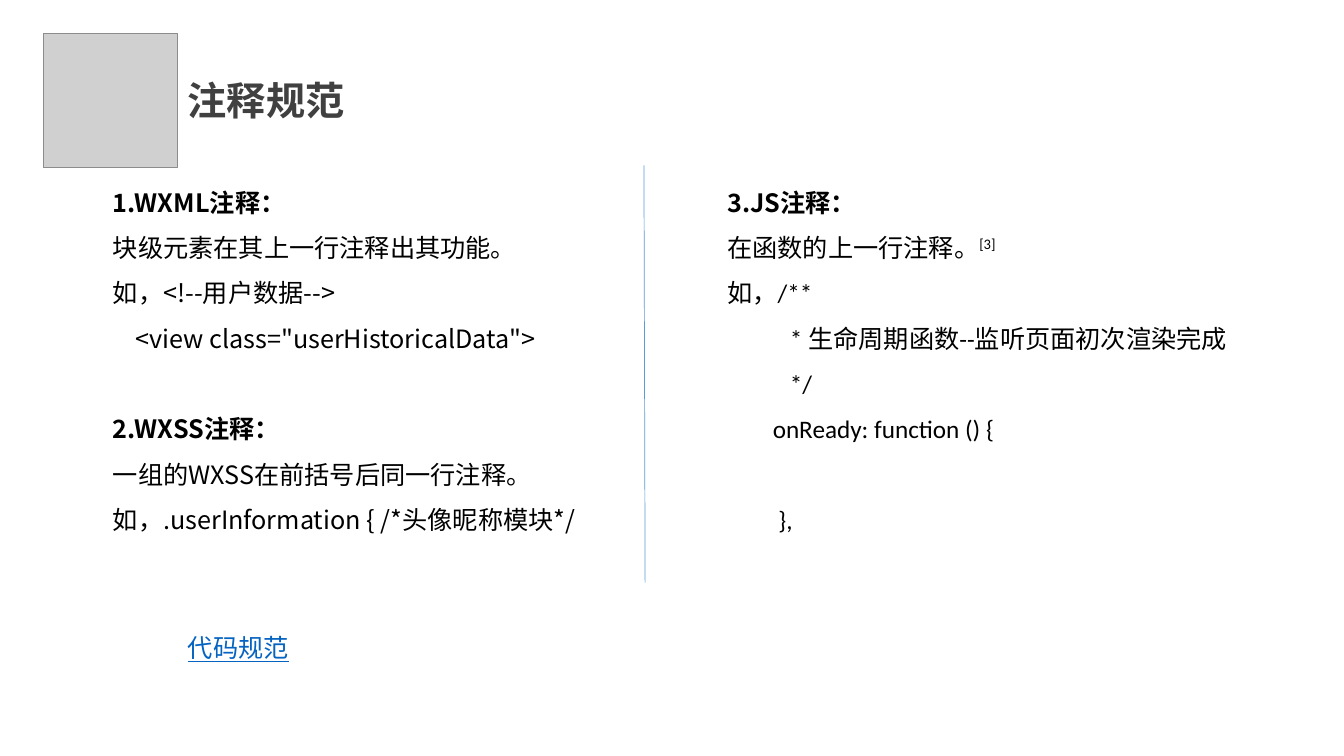
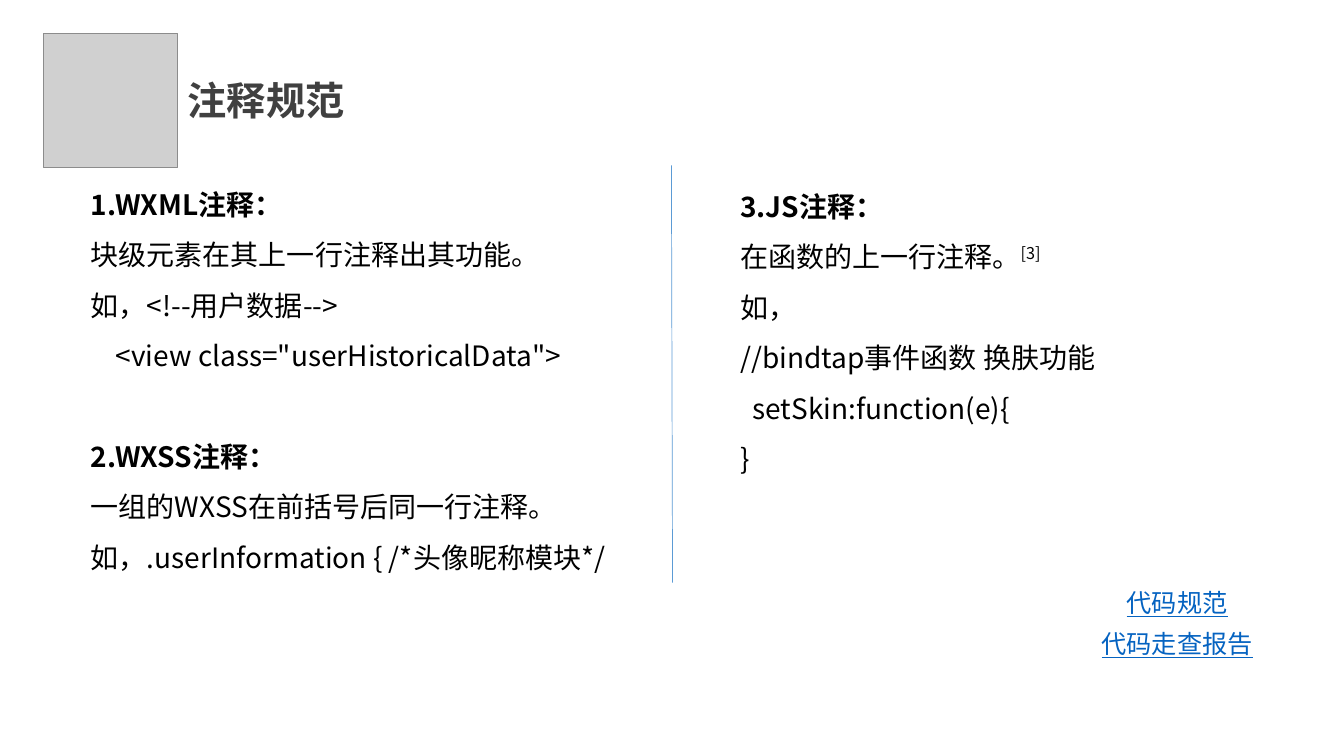
Before and after one commit to SE2020-G7/footprint, a slide deck: slide 10 of 评审PPT/实现/实现阶段.pptx (slide 12 before the commit). Drawn at 1344x756 pixels with LibreOffice and Linux fonts; fonts in the diff are those of the drawing; grey boxes stand for pictures. Boxes give left, top, right and bottom in pixels: in the first picture for what was removed or moved away, otherwise in the second. Text is boxed around its words. In the diff, an @@ line names an element or a change of style, - is before the commit and + after.

```diff
--- a/评审PPT/实现/实现阶段.pptx
+++ b/评审PPT/实现/实现阶段.pptx
@@ text "1.WXML注释：": place and size @@
-text "1.WXML注释：" at [113, 190, 576, 534]
+text "1.WXML注释：" at [91, 191, 606, 573]
@@ text "1.WXML注释：" at [91, 191, 606, 573]: size 18 to 20 pt @@
@@ line moved from (644, 165) - (645, 583) to (671, 165) - (673, 583) @@
@@ text "3.JS注释：": place and size @@
-text "3.JS注释：" at [727, 190, 1227, 442]
+text "3.JS注释：" at [740, 193, 1095, 425]
@@ text at [740, 193, 1041, 270]: size 18 to 20 pt in "3.JS注释：", "在函数的上一行注释。[3]"; font Calibri to Noto Sans CJK SC in "在函数的上一行注释。[3]" @@
@@ text at [740, 294, 1095, 425]: text changed; size 18 to 20 pt; font Calibri to Noto Sans CJK SC @@
-如，/**
-* 生命周期函数--监听页面初次渲染完成
-*/
-onReady: function () {
-},
+如，
+//bindtap事件函数 换肤功能
+setSkin:function(e){
+}
@@ text "代码规范": place and size @@
-text "代码规范" at [188, 635, 289, 662]
+text "代码规范" at [1127, 590, 1228, 617]
@@ text "代码规范" at [1127, 590, 1228, 617]: alignment left to centre @@
@@ text added at [1102, 631, 1253, 658], 18 pt, text #0563C1, underline @@
+代码走查报告
```
Also in this commit, not shown: 27 other slides changed, 6 slides added.
